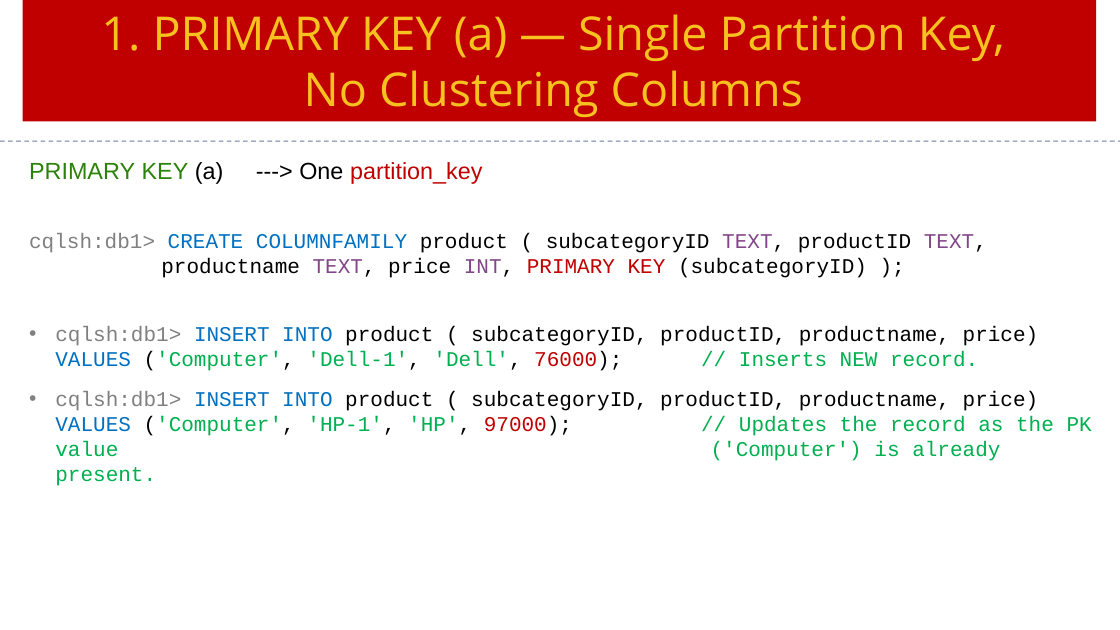
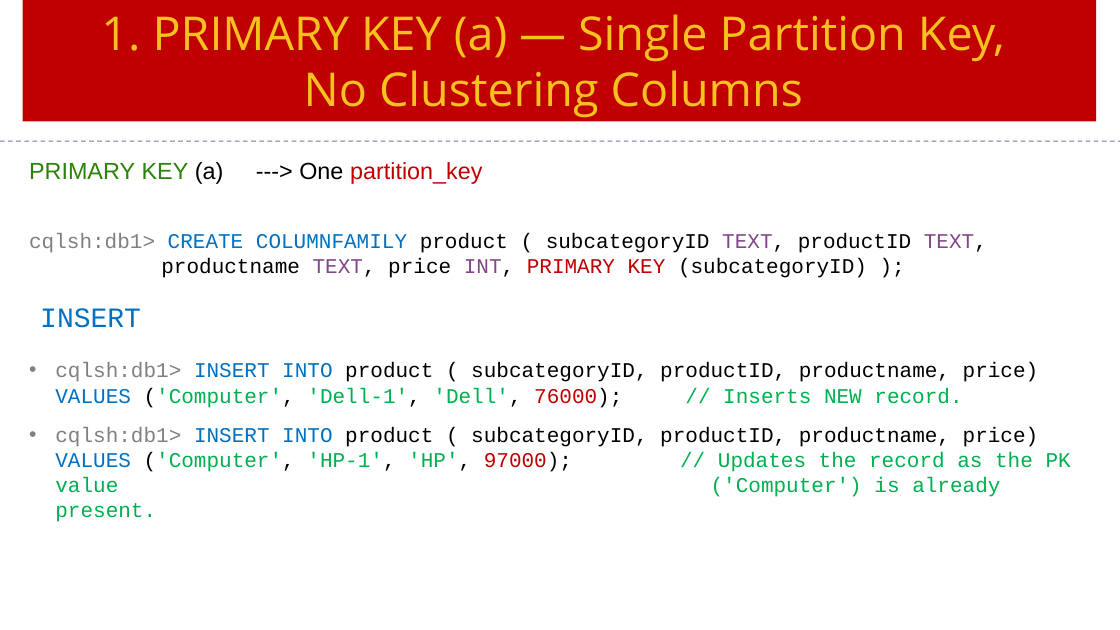
Before and after one commit to Saleel-Bagde/PPT-s, a slide deck: slide 20 of Cassandra Ver3.pptx. Drawn at 1120x630 pixels with LibreOffice and Linux fonts; fonts in the diff are those of the drawing. Boxes give left, top, right and bottom in pixels: in the first picture for what was removed or moved away, otherwise in the second. Text is boxed around its words. In the diff, an @@ line names an element or a change of style, - is before the commit and + after.

```diff
--- a/Cassandra Ver3.pptx
+++ b/Cassandra Ver3.pptx
@@ text added at bbox=[40, 308, 141, 328], 24 pt, text #0070C0 @@
+INSERT
@@ text "cqlsh:db1> INSERT INTO product ( ..." rewrapped from bbox=[55, 326, 1092, 461] to bbox=[55, 362, 1071, 497] @@
```
Also in this commit, not shown: 1 other slide changed, 1 slide added.
